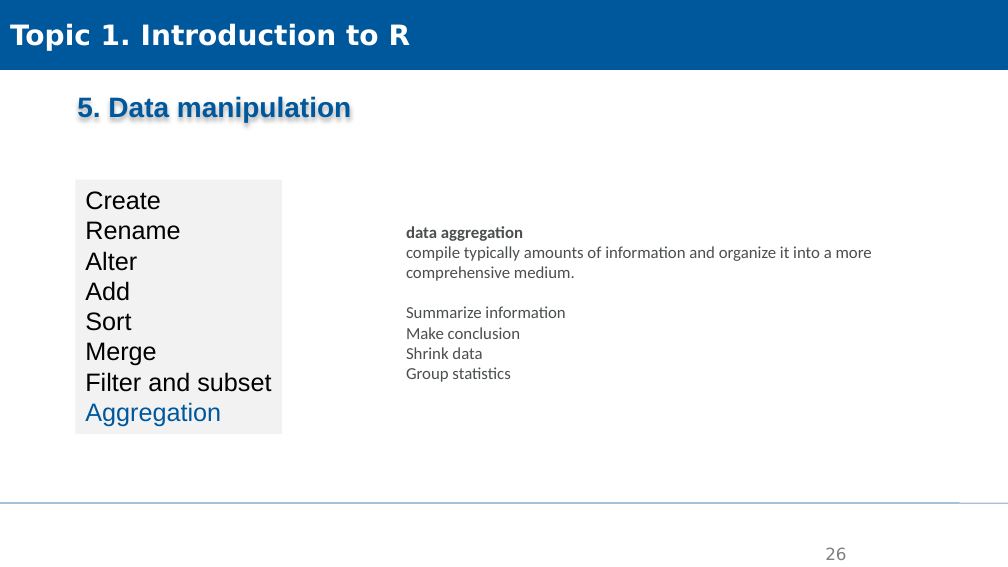
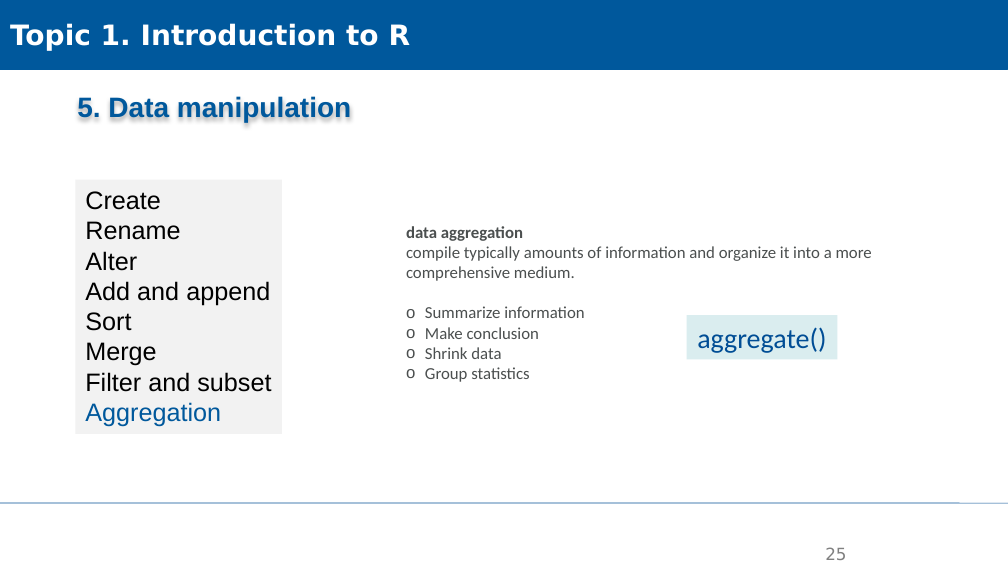
Before and after one commit to XiaoxiangGuanGFZ/FloodRiskSeminar, a slide deck: slide 25 of slides/FRS_exercise_R.pptx (slide 26 before the commit). Drawn at 1008x567 pixels with LibreOffice and Linux fonts; fonts in the diff are those of the drawing; background and template pictures are left out. Boxes give left, top, right and bottom in pixels: in the first picture for what was removed or moved away, otherwise in the second. Text is boxed around its words. In the diff, an @@ line names an element or a change of style, - is before the commit and + after.

```diff
--- a/slides/FRS_exercise_R.pptx
+++ b/slides/FRS_exercise_R.pptx
@@ text in rectangle at <box>85,281,270,306</box>: text changed @@
-Add
+Add and append
@@ text at <box>425,306,584,382</box>: bullet none to o @@
@@ rectangle added at <box>686,316,838,360</box>, fill #DAEDEF, 20 pt, text #004D95 @@
+aggregate()
@@ page number at <box>825,547,846,560</box>: text changed @@
-26
+25
```
Also in this commit, not shown: 8 other slides changed, 1 slide removed, 1 other file.
